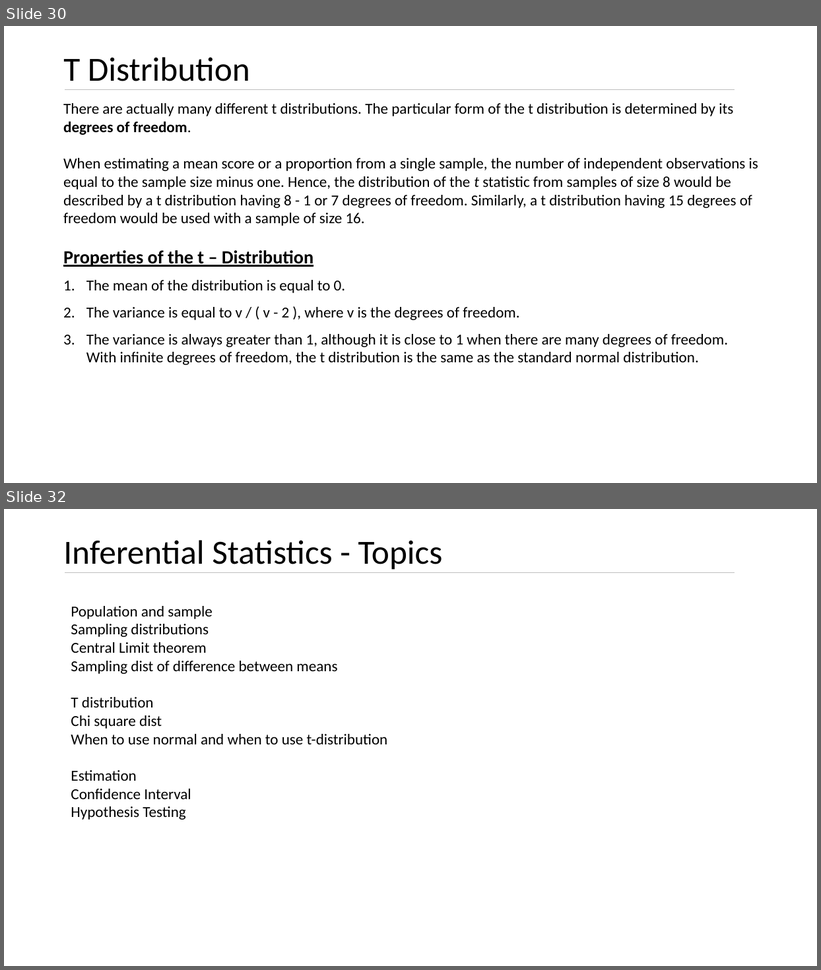
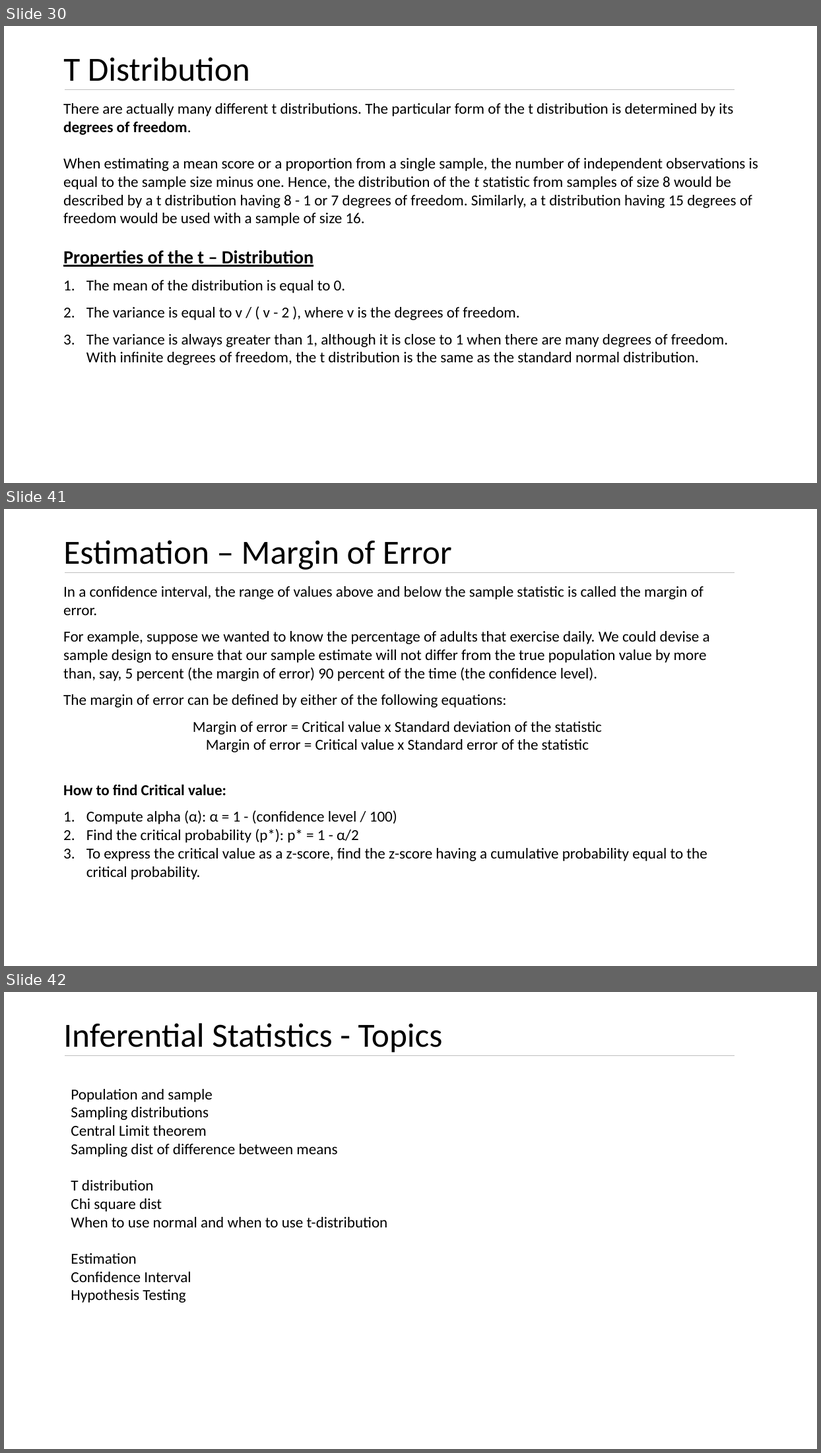
Before and after one commit to kushkul/Intro-to-Analytics, a slide deck: Statistics/Lesson 7 Inferential Statistics.pptx. Shown one above the other, each under a label of ours: slides 30 and 32 before the commit, slides 30, 41 and 42 after it; the slides between them are not shown. The pictures are 821x970 and 821x1453 pixels, drawn with LibreOffice and Linux fonts; fonts in the diff are those of the drawing. Boxes give left, top, right and bottom in pixels: in the first picture for what was removed or moved away, otherwise in the second. Text is boxed around its words. In the diff, an @@ line names an element or a change of style, - is before the commit and + after.

Commit message:
Add Chi square and Estimation

```diff
--- a/Statistics/Lesson 7 Inferential Statistics.pptx
+++ b/Statistics/Lesson 7 Inferential Statistics.pptx
@@ slide 41 added at (x1=4, y1=509, x2=817, y2=966), background #FFFFFF @@
@@ title added at (x1=63, y1=540, x2=452, y2=570), 40 pt, text #000000 @@
+Estimation – Margin of Error
@@ text added at (x1=63, y1=586, x2=710, y2=880), 18 pt, text #000000 @@
+In a confidence interval, the range of values above and below the sample statistic is called the margin of error.
+For example, suppose we wanted to know the percentage of adults that exercise daily. We could devise a sample design to ensure that our sample estimate will not differ from the true population value by more than, say, 5 percent (the margin of error) 90 percent of the time (the confidence level).
+The margin of error can be defined by either of the following equations:
+Margin of error = Critical value x Standard deviation of the statistic
+Margin of error = Critical value x Standard error of the statistic
+How to find Critical value:
+1. Compute alpha (α): α = 1 - (confidence level / 100)
+2. Find the critical probability (p*): p* = 1 - α/2
+3. To express the critical value as a z-score, find the z-score having a cumulative probability equal to the critical probability.
@@ line added from (65, 573) to (735, 573), #BFBFBF 0.5 pt @@
@@ what was slide 32 is now slide 42 @@
```
Also in this commit, not shown: 2 slides changed, 9 other slides added.
